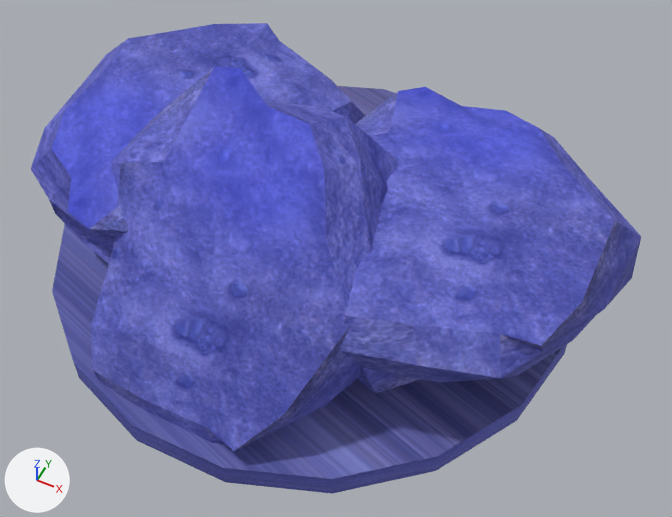
Two versions of the FBX model SpaceJellyMONO/Content/blueStones.FBX, one commit apart.
Before and after are seen from a 50 mm camera at (0.732, -1.349, 1.667) aimed at (0.097, -0.078, 0.079). Every picture has the same lights, and +X, +Y and +Z are marked at lower left. Where no turn or scale is listed for an object, it has been applied to the vertices.
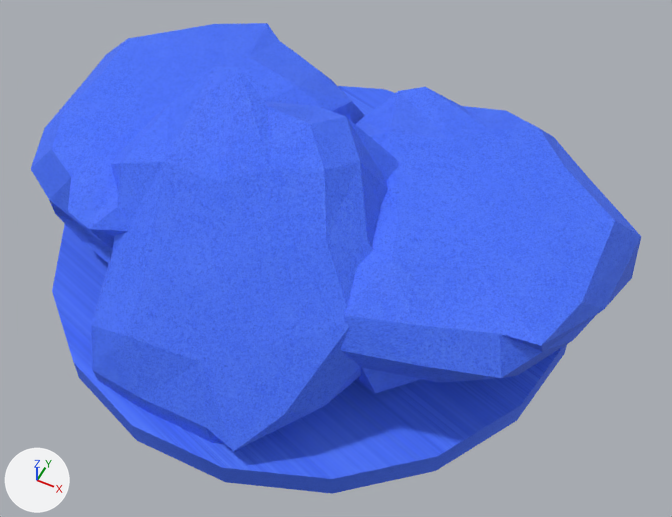
What differs and where, as boxes (x1, y1, x2, y2) in the pictures (672 x 517 px):
'Cylinder001', recoloured: (31, 23, 641, 494) in both

What the commit changed:
Picture 'blueStones_01 - Default_Normal.png' (img_bluestones_01___default_normal_png) is new.
Picture 'blueStones_01 - Default_Roughness.png' (img_bluestones_01___default_roughness_png) is new.
Picture 'blueStones_01 - Default_BaseColor.png' (img_bluestones_01___default_basecolor_png) is new.
Material '02 - Default' (mat_02___default) is new.
Uses the picture img_bluestones_01___default_basecolor_png.
Uses the picture img_bluestones_01___default_normal_png.
Uses the picture img_bluestones_01___default_roughness_png.
me_mesh has 471 vertices, 942 faces and spans x -0.688..0.712, y -0.622..0.622, z -0.082..0.561.
me_mesh no longer uses material mat_01___default (picture img_stone_jpg).
me_mesh now uses material mat_02___default.
